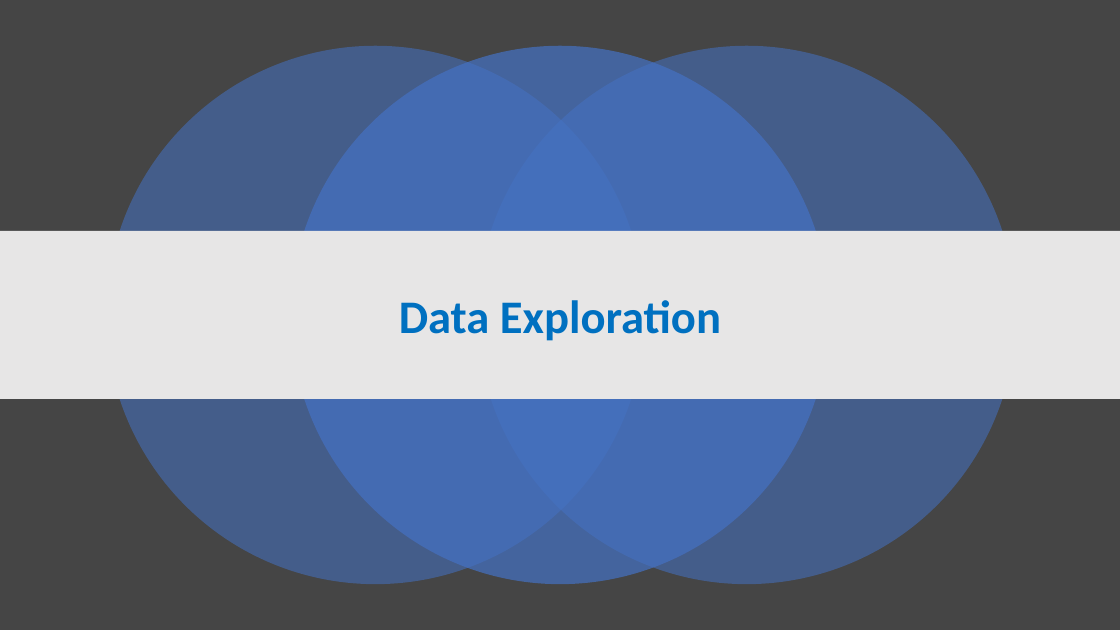
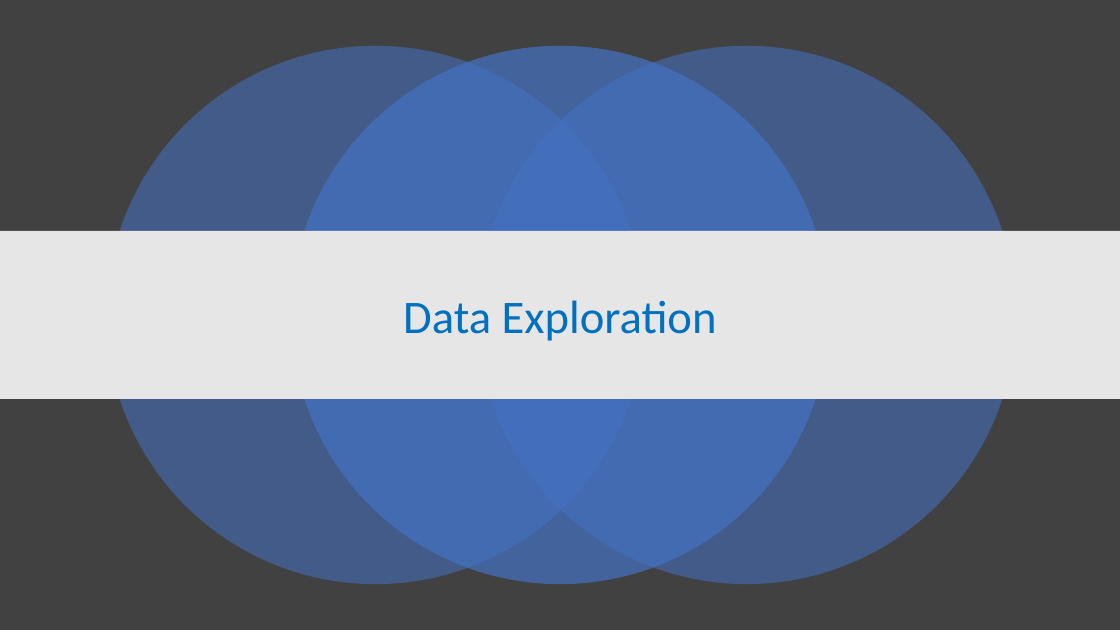
Before and after one commit to manasagodkhindi/AmesHousingPrediction, a slide deck: slide 4 of HousingPricesPresentations.pptx. Drawn at 1120x630 pixels with LibreOffice and Linux fonts; fonts in the diff are those of the drawing. Boxes give left, top, right and bottom in pixels: in the first picture for what was removed or moved away, otherwise in the second. Text is boxed around its words. In the diff, an @@ line names an element or a change of style, - is before the commit and + after.

```diff
--- a/HousingPricesPresentations.pptx
+++ b/HousingPricesPresentations.pptx
@@ background #454545 to #414141 @@
@@ title "Data Exploration" at [403,300,717,341]: bold off @@
```
Also in this commit, not shown: 30 other slides changed, 2 slides added.
